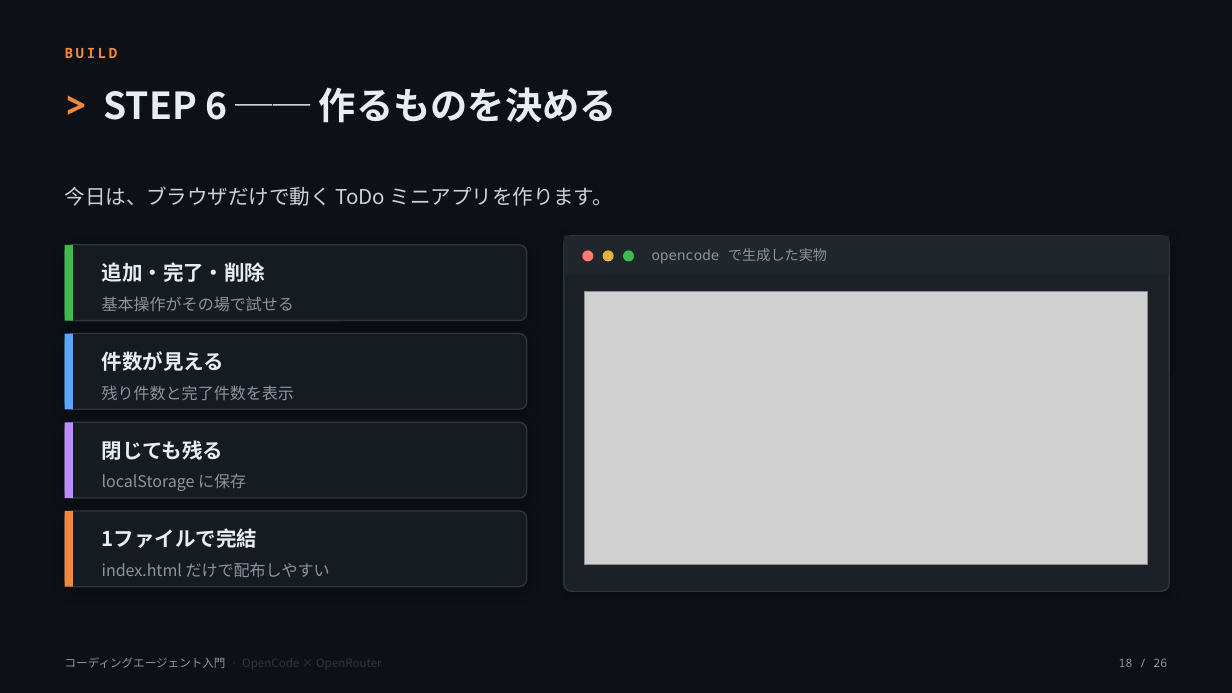
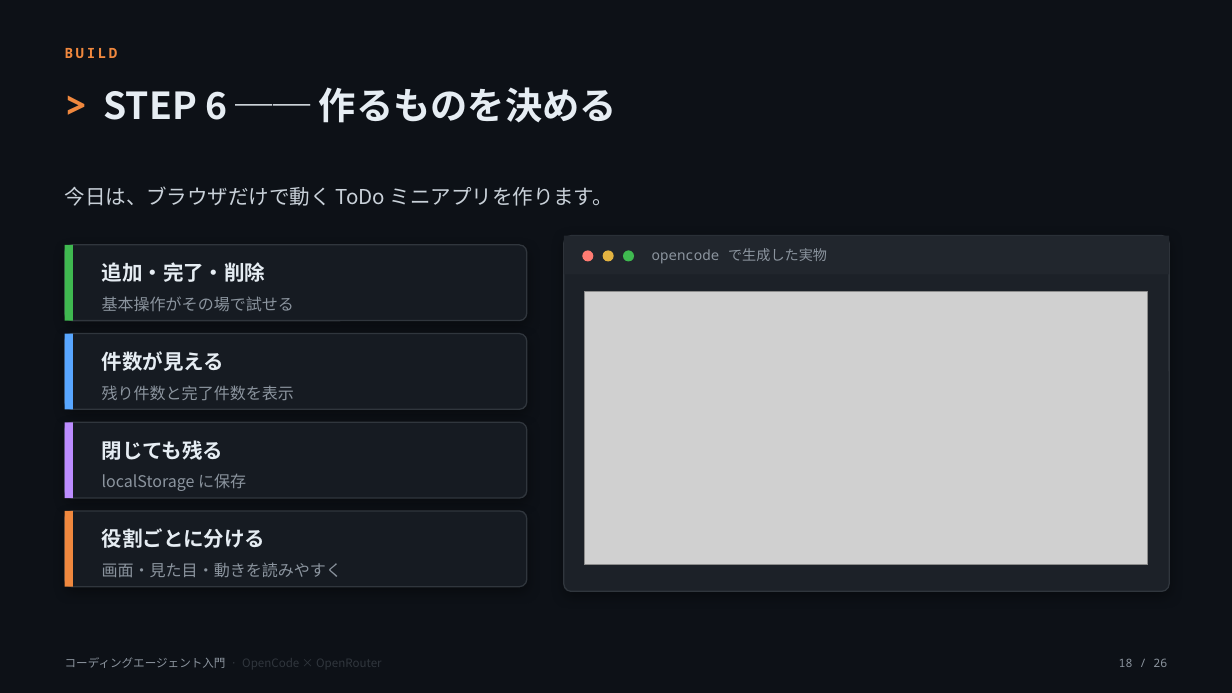
Before and after one commit to OJII3/opencode_openrouter_free_example, a slide deck: slide 18 of slides/seminar.pptx. Drawn at 1232x693 pixels with LibreOffice and Linux fonts; fonts in the diff are those of the drawing; grey boxes stand for pictures. Boxes give left, top, right and bottom in pixels: in the first picture for what was removed or moved away, otherwise in the second. Text is boxed around its words. In the diff, an @@ line names an element or a change of style, - is before the commit and + after.

```diff
--- a/slides/seminar.pptx
+++ b/slides/seminar.pptx
@@ text at (x1=102, y1=528, x2=266, y2=548): text changed @@
-1ファイルで完結
+役割ごとに分ける
@@ text at (x1=102, y1=562, x2=342, y2=577): text changed @@
-index.html だけで配布しやすい
+画面・見た目・動きを読みやすく
```
Also in this commit, not shown: 3 other slides changed, 3 other files.
